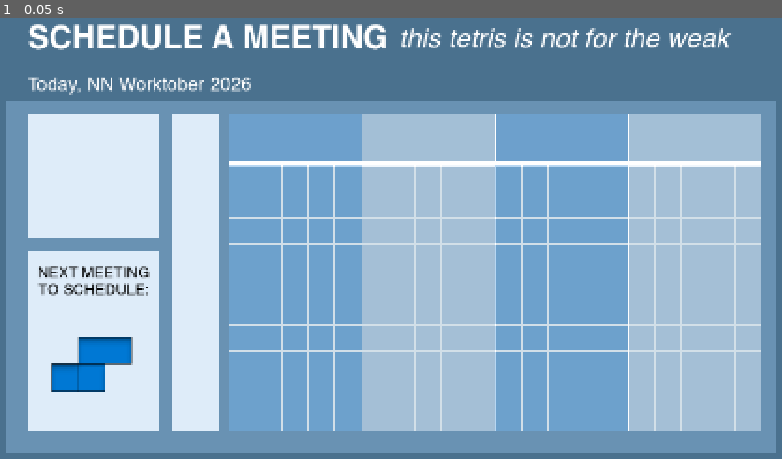
Above: before the commit, frame 1.
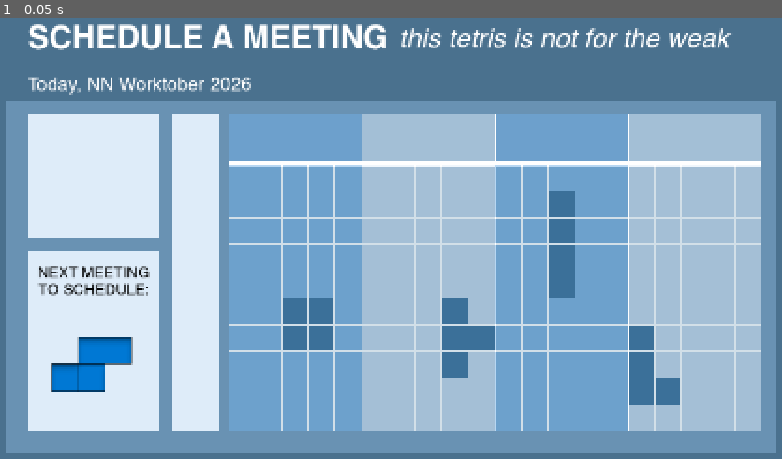
Above: after the commit, the same moment.

Repository: grkovalev/office-game
Game: Godot game, scene res://calendartetris.tscn
Same seed, same stepped clock (60 frames per second), same inputs: the game is played once before the commit and once after it. This scene is started directly instead of the project's main scene.
Inputs:
- Up to frame 1 (0.05 s): no input

The runs differ from the first frame. In frame 1, 3.0% of the frame differs, in the area x 36-87%, y 39-88%.

Commit message:
fixed prefilled shape in each 5-column group

Diff:
--- a/calendartetris.gd
+++ b/calendartetris.gd
@@ -4,12 +4,15 @@
 const GRID_HEIGHT := 10
 const TILE_SIZE   := 50
 
+@onready var tetromino_lib = $"../tetromino_lib"
+
 var cells: Array = []
 var tile_nodes: Array = []
 
 func _ready() -> void:
 	_init_cells()
 	create_grid()
+	prefill_regions_with_random_shapes.call_deferred()
 
 
 func _init_cells() -> void:
@@ -48,20 +51,15 @@
 	stylebox.border_width_bottom = 1
 	tile.add_theme_stylebox_override("panel", stylebox)
 	return tile
-
-
 func world_to_cell(world_pos: Vector2) -> Vector2i:
 	var local_pos := to_local(world_pos)
 	var col := int(floor(local_pos.x / TILE_SIZE))
 	var row := int(floor(local_pos.y / TILE_SIZE))
 	return Vector2i(col, row)
 
-
 func cell_in_bounds(cell: Vector2i) -> bool:
 	return cell.x >= 0 and cell.x < GRID_WIDTH and cell.y >= 0 and cell.y < GRID_HEIGHT
 
-
-## Clamp base_cell so that every base_cell + local stays in grid bounds.
 func clamp_base_cell_for_shape(local_cells: Array, base_cell: Vector2i) -> Vector2i:
 	var min_lx := 0
 	var max_lx := 0
@@ -100,7 +98,7 @@
 		var cell: Vector2i = base_cell + offset
 		if cell_in_bounds(cell):
 			cells[cell.y][cell.x] = true
-			set_cell_color(cell, Color(0.867, 0.463, 0.686, 0.792))
+			set_cell_color(cell, Color(1.0, 0.502, 0.0, 0.792))
 
 func set_cell_color(cell: Vector2i, color: Color) -> void:
 	if not cell_in_bounds(cell):
@@ -110,16 +108,83 @@
 	stylebox.bg_color = color
 	tile.add_theme_stylebox_override("panel", stylebox)
 
+func mark_cells_occupied(covered_cells: Array, color: Color) -> void:
+	for cell in covered_cells:
+		var c: Vector2i = cell
+		if cell_in_bounds(c):
+			cells[c.y][c.x] = true
+			set_cell_color(c, color)
+
+const PREFILLED_TILE := Color(0.0, 0.271, 0.471, 0.443)
+const COLUMNS_PER_REGION := 5
+
+## Returns [min_col, max_col, min_row, max_row] for base_cell so that base_cell + local stays in region and bounds.
+func _base_cell_range_in_region(local_cells: Array, col_start: int, col_end: int) -> Array:
+	var min_lx := 0
+	var max_lx := 0
+	var min_ly := 0
+	var max_ly := 0
+	for local in local_cells:
+		var o: Vector2i = local
+		min_lx = mini(min_lx, o.x)
+		max_lx = maxi(max_lx, o.x)
+		min_ly = mini(min_ly, o.y)
+		max_ly = maxi(max_ly, o.y)
+	var min_base_col := maxi(0, col_start - min_lx)
+	var max_base_col := mini(GRID_WIDTH - 1 - max_lx, col_end - max_lx)
+	var min_base_row := maxi(0, -min_ly)
+	var max_base_row := GRID_HEIGHT - 1 - max_ly
+	return [min_base_col, max_base_col, min_base_row, max_base_row]
+
+func prefill_regions_with_random_shapes() -> void:
+	if tetromino_lib == null:
+		return
+	var shape_ids: Array = tetromino_lib.SHAPES.keys()
+	if shape_ids.is_empty():
+		return
+	await get_tree().process_frame
+
+	var num_regions := GRID_WIDTH / COLUMNS_PER_REGION
+	for region_index in range(num_regions):
+		var col_start := region_index * COLUMNS_PER_REGION
+		var col_end := col_start + COLUMNS_PER_REGION - 1
+		var placed := false
+
+		for _attempt in range(80):
+			var shape_id: String = shape_ids[randi() % shape_ids.size()]
+			var rotation: int = randi() % 4
+			var local_cells: Array = tetromino_lib.SHAPES[shape_id][rotation]
+
+			var range_v: Array = _base_cell_range_in_region(local_cells, col_start, col_end)
+			var min_base_col: int = range_v[0]
+			var max_base_col: int = range_v[1]
+			var min_base_row: int = range_v[2]
+			var max_base_row: int = range_v[3]
+			if min_base_col > max_base_col or min_base_row > max_base_row:
+				continue
+
+			var base_col := min_base_col + randi() % (max_base_col - min_base_col + 1)
+			var base_row := min_base_row + randi() % (max_base_row - min_base_row + 1)
+			var base_cell := Vector2i(base_col, base_row)
+
+			if not can_place_piece(local_cells, base_cell):
+				continue
+
+			for local in local_cells:
+				var offset: Vector2i = local
+				var cell: Vector2i = base_cell + offset
+				if cell_in_bounds(cell):
+					cells[cell.y][cell.x] = true
+					set_cell_color(cell, PREFILLED_TILE)
+			placed = true
+			break
+
 func cell_to_world(cell:Vector2i)->Vector2:
 	return to_global(Vector2(cell.x*TILE_SIZE+
 	TILE_SIZE*0.5,cell.y*TILE_SIZE+TILE_SIZE*0.5))
 
 
-# --- Collision-based placement (90% tile coverage) ---
-
 const PLACEMENT_COVERAGE_THRESHOLD := 0.9
-
-## Shoelace formula: signed area of polygon (positive = CCW).
 func _polygon_area(poly: PackedVector2Array) -> float:
 	if poly.size() < 3:
 		return 0.0
@@ -129,8 +194,6 @@
 		area += poly[i].x * poly[j].y - poly[j].x * poly[i].y
 	return abs(area) * 0.5
 
-
-## Collect world-space polygons from an Area2D's collision (CollisionShape2D + CollisionPolygon2D).
 func _get_shape_world_polygons(area: Area2D) -> Array:
 	var polygons: Array = []
 	var area_gt := area.global_transform
@@ -161,8 +224,6 @@
 			polygons.append(world)
 	return polygons
 
-
-## Four corners of tile (col, row) in world space.
 func _tile_rect_world(col: int, row: int) -> PackedVector2Array:
 	var a := to_global(Vector2(col * TILE_SIZE, row * TILE_SIZE))
 	var b := to_global(Vector2((col + 1) * TILE_SIZE, row * TILE_SIZE))
@@ -170,8 +231,6 @@
 	var d := to_global(Vector2(col * TILE_SIZE, (row + 1) * TILE_SIZE))
 	return PackedVector2Array([a, b, c, d])
 
-
-## True if intersection area >= threshold * tile_area, OR tile center is inside any shape polygon.
 func _tile_covered_by_polygons(col: int, row: int, shape_polygons: Array, threshold: float) -> bool:
 	var tile_poly: PackedVector2Array = _tile_rect_world(col, row)
 	var tile_center := to_global(Vector2(col * TILE_SIZE + TILE_SIZE * 0.5, row * TILE_SIZE + TILE_SIZE * 0.5))
@@ -222,4 +281,4 @@
 		var c: Vector2i = cell
 		if cell_in_bounds(c):
 			cells[c.y][c.x] = true
-			set_cell_color(c, Color(0.867, 0.463, 0.686, 0.792))
+			set_cell_color(c, Color(1.0, 0.502, 0.0, 0.718))
